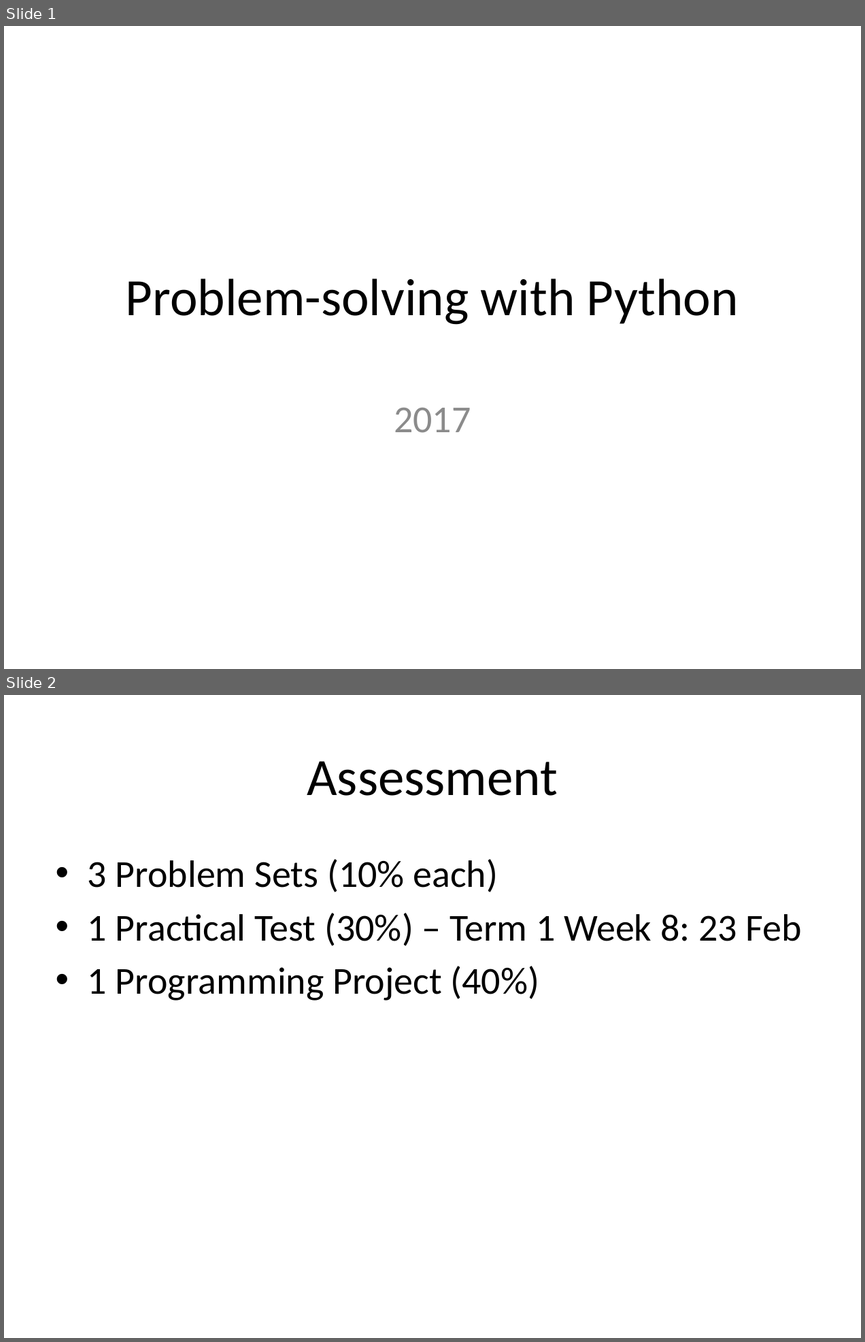
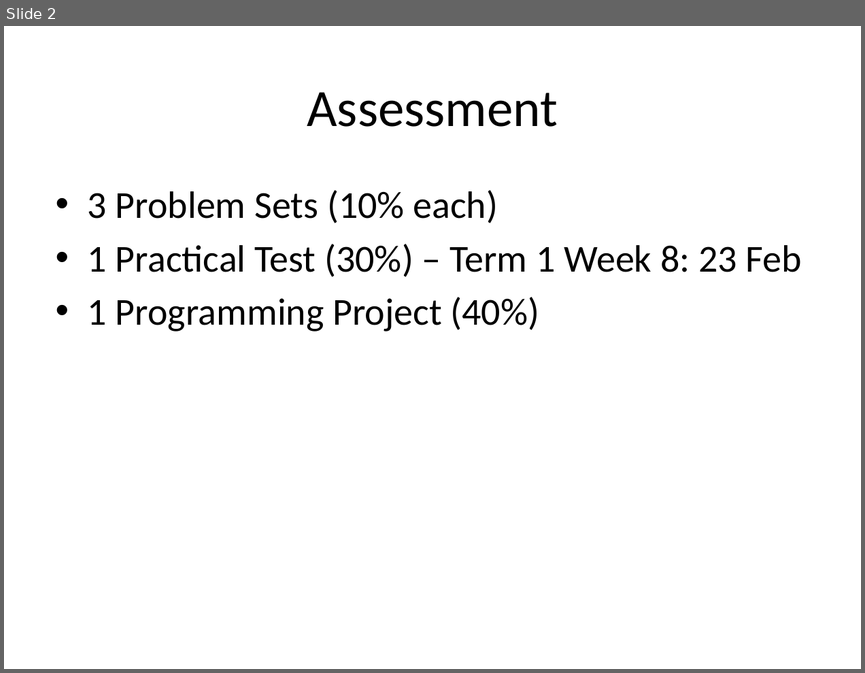
Before and after one commit to lorrainewang/2017Y2CEP, a slide deck: Lesson 1 Intro and Turtle Graphics/Intro.pptx. Shown one above the other, each under a label of ours: slides 1 and 2 before the commit, slide 2 after it. The pictures are 865x1342 and 865x673 pixels, drawn with LibreOffice and Linux fonts; fonts in the diff are those of the drawing. Boxes give left, top, right and bottom in pixels: in the first picture for what was removed or moved away, otherwise in the second. Text is boxed around its words. In the diff, an @@ line names an element or a change of style, - is before the commit and + after.

Commit message:
Changed Title Slide

```diff
--- a/Lesson 1 Intro and Turtle Graphics/Intro.pptx
+++ b/Lesson 1 Intro and Turtle Graphics/Intro.pptx
@@ slide 1 removed at bbox=[4, 26, 861, 669], background #FFFFFF @@
@@ title removed at bbox=[126, 278, 738, 325] @@
-Problem-solving with Python
@@ subtitle removed at bbox=[394, 407, 470, 433] @@
-2017
```
Also in this commit, not shown: 1 slide added.
